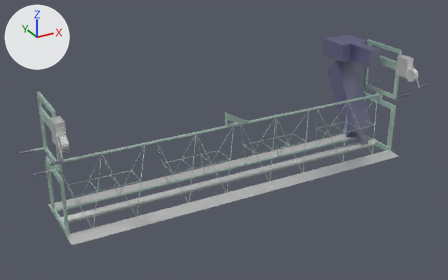
Two versions of the Blender file Assets/Models/Plant/Razorback/razorback.blend, one commit apart.
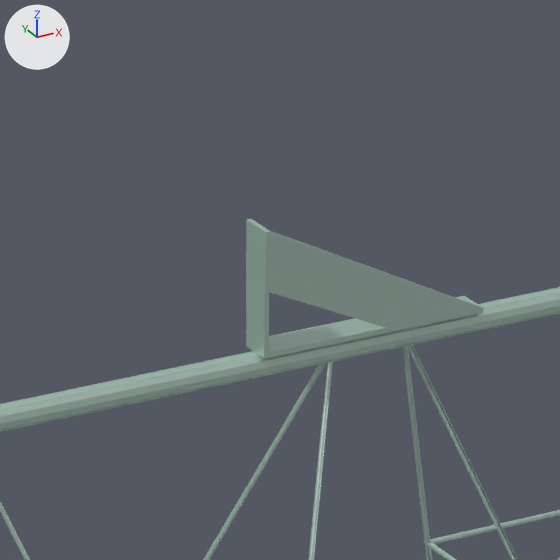
Each version appears first whole from a 50 mm camera at (-1.67, -7.41, 4.79) aimed at (2.8, 0.71, 0.73), and next in a close-up on the part from 45% to 57% of the width and 32% to 52% of the height. The lights are fixed; the arrows at upper left show +X, +Y and +Z.

The first close-up shows 'SketchUp.003', 'SketchUp.009'.
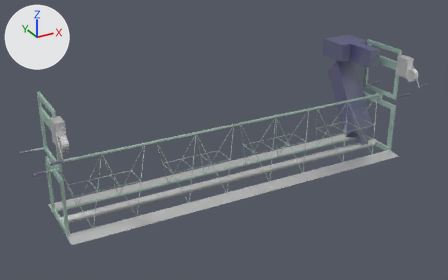
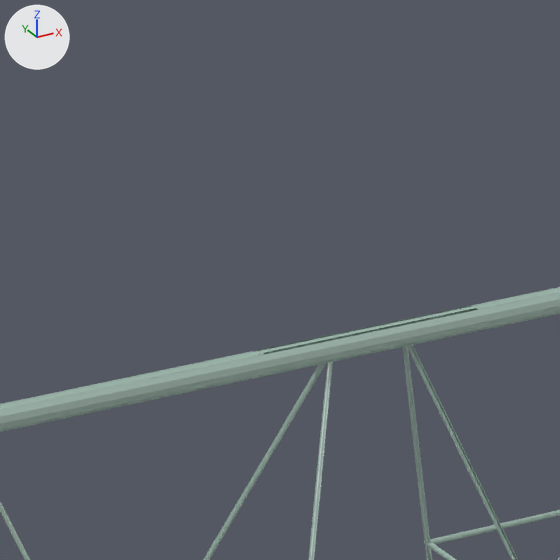
Where the change shows, as pixel boxes [x1, y1, x2, y2] in the close-ups (560 x 560 px):
```json
{"object": "SketchUp.003", "change": "reshaped", "before": [0, 219, 560, 560], "after": [0, 287, 560, 560]}
{"part": 1, "of": "me_id25", "change": "deleted", "before": [246, 219, 485, 359]}
{"part": 2, "of": "me_id25", "change": "cut back", "before": [248, 347, 264, 358]}
```

Scene script edits in JSON lines:
```json
{"block": "me_id25", "where": "# used by ob_sketchup_003; parent = ob_frame; location = (0.0, 0.0, 0.0); scale = (1.33, 1.33, 1.33)"}
{"op": "remove", "block": "me_id25", "code": "me_id25.from_pydata(...)  # 3401 vertices, 2529 faces; spans x 0.0..4.54, y 0.19..0.79, z -0.01..0.92"}
{"op": "add", "block": "me_id25", "code": "me_id25.from_pydata(...)  # 3253 vertices, 2434 faces, 22 loose edges; spans x 0.0..4.54, y 0.19..0.79, z -0.01..0.75"}
{"block": "me_id25", "change": "me_id25 part 1: 37 loose pieces with 130 vertices, spanning x 2.11..2.42, y 0.46..0.51, z 0.75..0.92, are deleted"}
{"block": "me_id25", "change": "me_id25 part 2"}
{"block": "me_id25", "change": "18 vertices are removed from x 2.11..2.42, y 0.47..0.51, z 0.75..0.76"}
{"block": "me_id25", "change": "39 faces are deleted"}
{"block": "me_id25", "change": "22 loose edges are added"}
```
